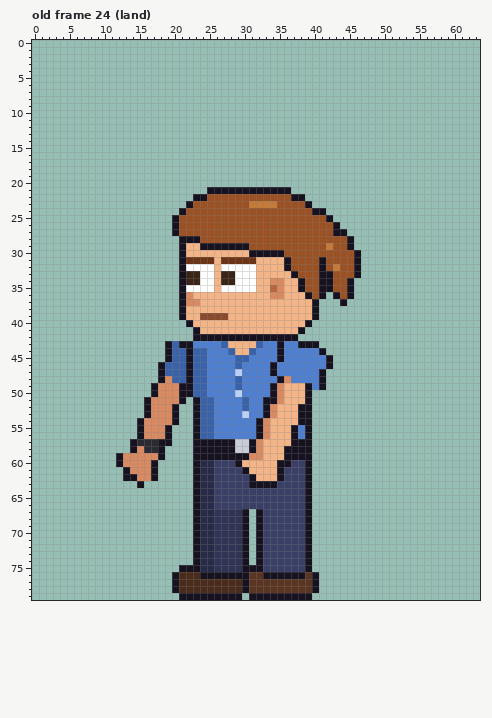
Pixel-art file -- sprites/custom/custom_intern_ponytail_left_anim.aseprite. Above, as it was before the edit.
64x80 pixels, 123 frames. Colours within 5 levels of each other are drawn and written as one. Shown: old frame 24 (land). The commit also changed other frames, which this record leaves out.
New version:
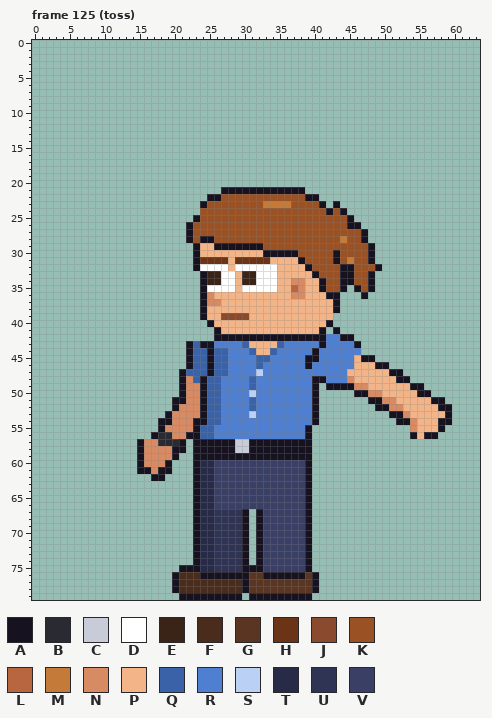
Palette (. is transparent): A #17121f  B #2a2a33  C #c8ccd8  D #ffffff  E #3a2418  F #4a2c1c  G #5a3522  H #6b3416  J #8a4a2e  K #9a5124  L #b8663f  M #c47a38  N #d88a62  P #f3b488  Q #3a62a8  R #4f7fd0  S #bbd0f5  T #272b48  U #2f3354  V #3a3f66
A new or re-ordered frame is compared with the old frame closest to it.
The exact change:
frames 123 -> 129
Frame 125 (toss) is new; against old frame 24 (land):
y 21: x 25..26 AA -> ..; x 37..38 .. -> AA
y 22: x 23..26 AAKK -> ..AA; x 37..40 AA.. -> KKAA
y 23: x 22..24 AKK -> ..A; x 31..32 MM -> KK; x 35..36 KK -> MM; x 39..41 A.. -> KKA; x 43 . -> A
y 24: x 21..23 AKK -> ...; x 40..44 AA... -> KKAKA
y 25: x 20..23 AKKK -> ...A; x 42..45 A... -> KKKA
y 26: x 20..22 AKK -> ..A; x 43..46 A... -> KKAA
y 27: x 20..22 AKK -> ..A; x 43..47 AA... -> KKKKA
y 28: x 21 A -> .; x 23..25 AKK -> KAA; x 44..47 KA.. -> MKKA
y 29: x 21..25 APPAA -> ..APP; x 31..32 KK -> AA; x 42 M -> K; x 45..48 A... -> KKKA
y 30: x 21..23 APP -> ..A; x 31..32 AA -> PP; x 36..37 KK -> AA; x 43 K -> A; x 46..48 A.. -> KKA
y 31: x 21..23 AHH -> ..A; x 26 P -> H; x 28 H -> P; x 32..33 PP -> HH; x 36..38 AKK -> PPA; x 41 A -> K; x 43 K -> A; x 45..48 KA.. -> MKKA
y 32: x 21..23 ADD -> ..A; x 26 P -> D; x 28 D -> P; x 32..34 PPP -> DDD; x 36..39 AKKK -> PPPA; x 41 A -> K; x 43..49 MKKA... -> KAAKKKA
y 33: x 21..34 AEEDDPEEDDDPPP -> ...AEEDDPEEDDD; x 37..42 AKKKAA -> PPPAKK; x 44..48 KKA.. -> AAKKA
y 34: x 21..35 AEEDDPEEDDDPPNN -> ...AEEDDPEEDDDP; x 37..40 PAKK -> NNPP; x 42 A -> K; x 44 K -> A; x 46..48 ... -> KKA
y 35: x 21..24 ADDD -> ...A; x 26 P -> D; x 29 D -> P; x 32..35 PPLN -> DDDP; x 37..40 PAKK -> LNPP; x 42 A -> K; x 44..48 KA... -> A.AKA
y 36: x 21..25 ANPPP -> ...AN; x 34..35 NN -> PP; x 37..42 PPAKA. -> NNPPPA; x 44..45 KA -> ..; x 47 . -> A
y 37: x 21..26 ANNPPP -> ...ANN; x 40..44 A...A -> PPPA.
y 38: x 21..24 APPP -> ...A; x 40..43 A... -> PPPA
y 39: x 21..26 APPJJJ -> ...APP; x 28..30 PPP -> JJJ; x 40..42 A.. -> PPP
y 40: x 22..25 APPP -> ...A; x 39..42 A... -> PPPA
y 41: x 23..26 APPP -> ...A; x 38..41 A... -> PPPA; x 43 . -> A
y 42: x 23..25 AAA -> ...; x 38..45 ........ -> AAAARRAA
y 43: x 19..21 AQA -> ...; x 23..25 RRR -> QAA; x 27..30 QPPP -> RRRQ; x 32..35 QRRA -> PPPQ; x 38..46 AAA...... -> RRRARRRRA
y 44: x 19..21 AQQ -> ...; x 25..30 RRRQPP -> AQQRRR; x 32..35 RRRA -> PPQR; x 40..46 RA..... -> ARRRRRR
y 45: x 19..21 AQQ -> ...; x 25..27 RRR -> AQQ; x 29..30 QQ -> RR; x 32..33 RR -> QQ; x 35 A -> R; x 39..40 RR -> AA; x 42..48 A...... -> RRRRPAA
y 46: x 18..21 AQQQ -> ....; x 25..27 RRR -> AQQ; x 29 Q -> R; x 32 R -> Q; x 34 A -> R; x 39 R -> A; x 42..50 A........ -> RRRRPPPAA
y 47: x 18..22 AQQQA -> ...AQ; x 25..27 RRR -> AQQ; x 29 S -> R; x 32 R -> S; x 34 A -> R; x 41..52 A........... -> RRRRPPPPPPAA
y 48: x 18..22 ANQQA -> ...AN; x 24..26 QRR -> AQQ; x 29 Q -> R; x 31 R -> Q; x 35..36 AN -> RR; x 40 R -> A; x 42..53 ............ -> RRRNPPPPPPAA
y 49: x 17..20 ANNN -> ....; x 22..26 AQQRR -> NNAQQ; x 29 Q -> R; x 31 R -> Q; x 34..55 ANPPPARA.............. -> RRRRRRA.AAAANNPPPPPPAA
y 50: x 17..20 ANNN -> ....; x 22..26 AQQRR -> NNAQQ; x 29 S -> R; x 31 R -> S; x 34..40 ANPPPA. -> RRRRRRA; x 46..56 ........... -> AANNPPPPPAA
y 51: x 16..20 ANNNN -> ....A; x 22..24 .AQ -> NNA; x 26 R -> Q; x 30..31 QR -> RQ; x 33..40 AANPPPA. -> RRRRRRRA; x 48..58 ........... -> AANNPPPPPAA
y 52: x 16..19 ANNN -> ....; x 21..24 ..AQ -> NNNA; x 26 R -> Q; x 30..31 QR -> RQ; x 33..40 ANPPPAA. -> RRRRRRRA; x 49..59 ........... -> AANNPPPPPAA
y 53: x 16..24 ANNNA..AQ -> ...ANNNNA; x 26 R -> Q; x 30..31 SR -> RS; x 33..40 ANPPPAA. -> RRRRRRRA; x 51..59 ......... -> AANPPPPPA
y 54: x 15..22 ANNNNA.. -> ...AANNN; x 24 Q -> A; x 26 R -> Q; x 32..40 ANPPPPAA. -> RRRRRRRRA; x 52..59 ........ -> AANPPPAA
y 55: x 15..22 ANNNA... -> ...ANNNN; x 32..37 ANPPPA -> RRRRRR; x 54..58 ..... -> NPPPA
y 56: x 15..22 ANNNA... -> ..ABBNNA; x 32..37 ANPPPA -> RRRRRR; x 54..57 .... -> APAA
y 57: x 14..21 ABBBAA.. -> .ANNBBBA; x 32..36 NPPPP -> AAAAA
y 58: x 14..21 ANBBA... -> .ANNNNAA; x 32..35 NPPP -> AAAA
y 59: x 12..15 ANNN -> ...A; x 18..20 A.. -> NNA; x 31..35 NNPPP -> AAAAA
y 60: x 12..15 ANNN -> ...A; x 17..19 A.. -> NNA; x 29..36 APPPPPAA -> VVVVVVVV
y 61: x 13..19 ANNNA.. -> ..AANAA; x 30..35 APPPPA -> VVVVVV
y 62: x 13..16 AANN -> ....; x 18 . -> A; x 31..35 APPPA -> VVVVV
y 63: x 15 A -> .; x 31..34 AAAA -> VVVV
Changed places in both pictures, as pixel boxes (x1, y1, x2, y2):
changed: (116, 187, 452, 488)
